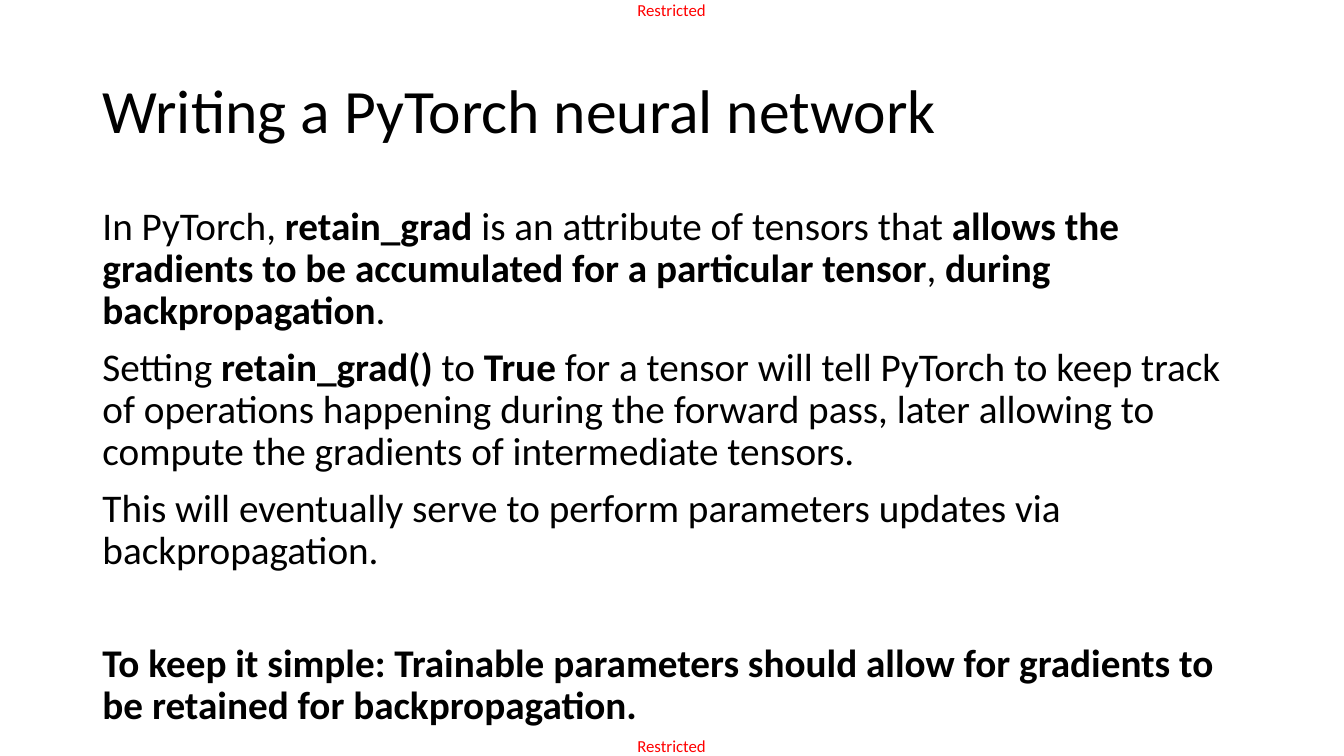
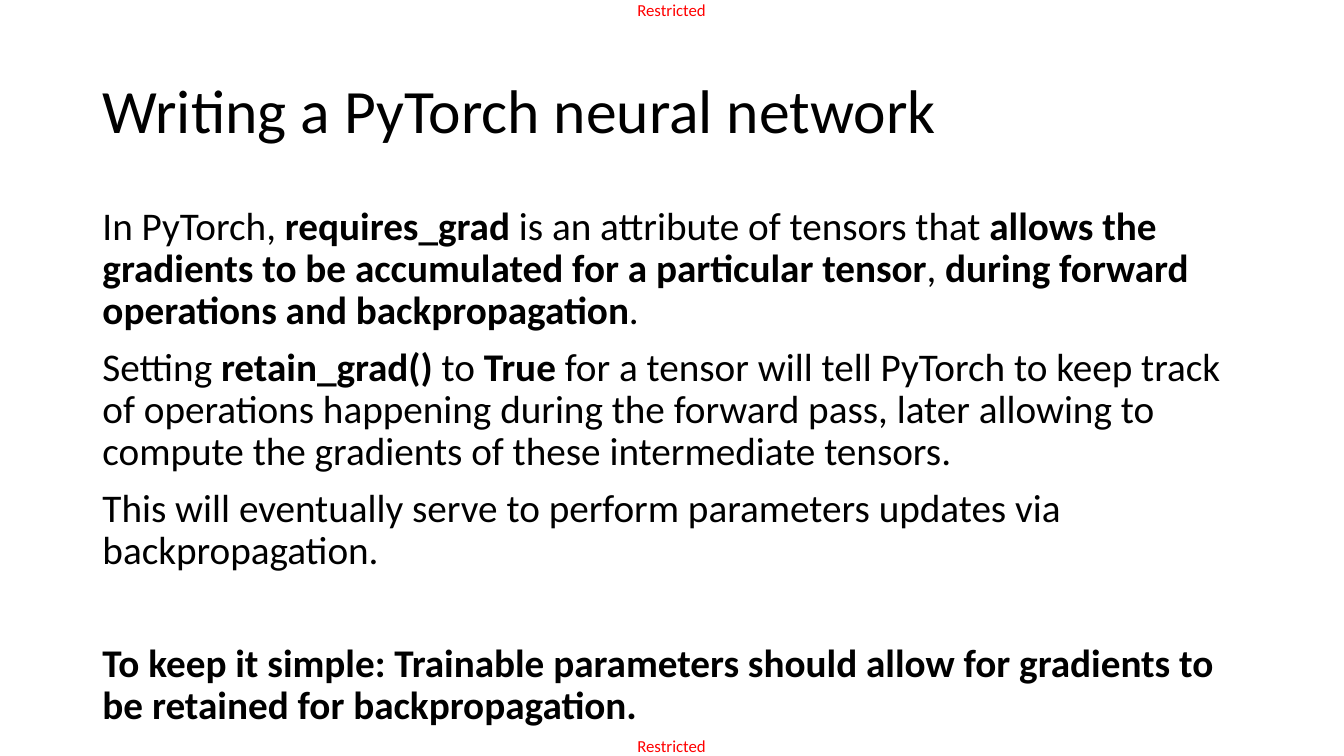
Before and after one commit to matthieudemari/SUTD_DL_50_039, a slide deck: slide 37 of W3/1. W3S1 final/W3S1.pptx. Drawn at 1344x756 pixels with LibreOffice and Linux fonts; fonts in the diff are those of the drawing. Boxes give left, top, right and bottom in pixels: in the first picture for what was removed or moved away, otherwise in the second. Text is boxed around its words. In the diff, an @@ line names an element or a change of style, - is before the commit and + after.

```diff
--- a/W3/1. W3S1 final/W3S1.pptx
+++ b/W3/1. W3S1 final/W3S1.pptx
@@ text at bbox=[102, 212, 1220, 472]: text changed @@
-In PyTorch, retain_grad is an attribute of tensors that allows the gradients to be accumulated for a particular tensor, during backpropagation.
-Setting retain_grad() to True for a tensor will tell PyTorch to keep track of operations happening during the forward pass, later allowing to compute the gradients of intermediate tensors.
+In PyTorch, requires_grad is an attribute of tensors that allows the gradients to be accumulated for a particular tensor, during forward operations and backpropagation.
+Setting retain_grad() to True for a tensor will tell PyTorch to keep track of operations happening during the forward pass, later allowing to compute the gradients of these intermediate tensors.
```
Also in this commit, not shown: 3 other slides changed, 13 other files.
